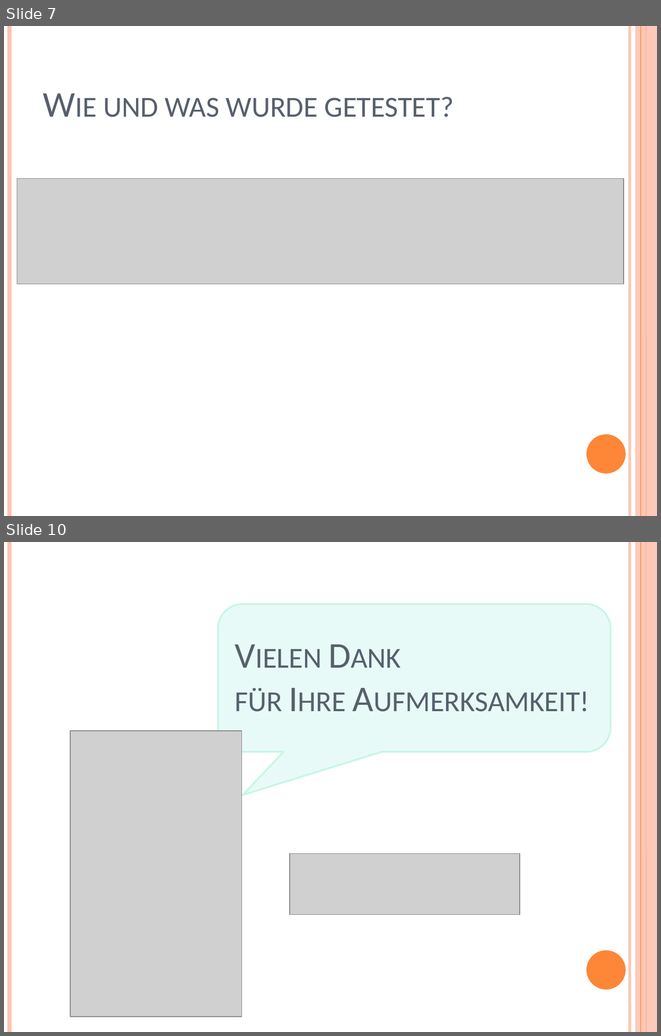
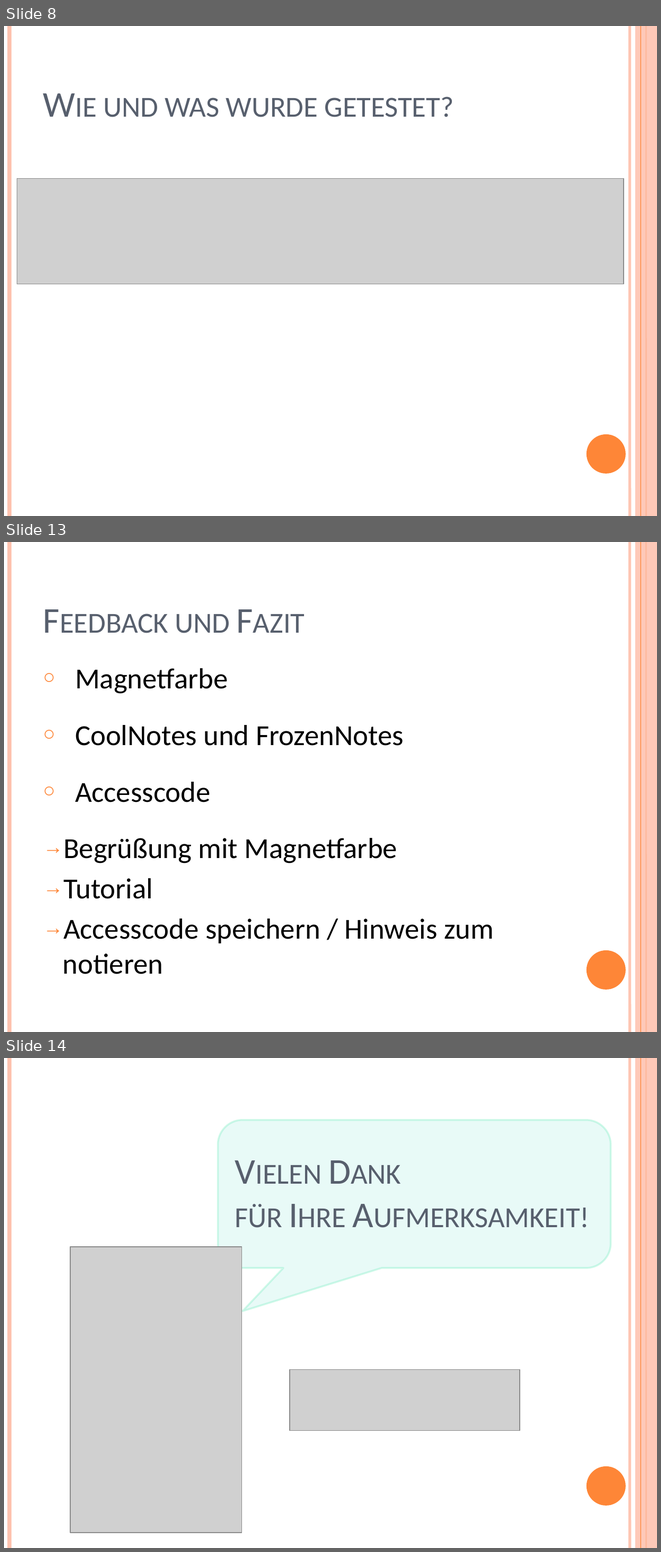
Before and after one commit to YuKitAs/fridget-android, a slide deck: documentation/Qualitätssicherung/Qualitätssicherung_Präsentation.pptx. Shown one above the other, each under a label of ours: slides 7 and 10 before the commit, slides 8, 13 and 14 after it; the slides between them are not shown. The pictures are 661x1036 and 661x1552 pixels, drawn with LibreOffice and Linux fonts; fonts in the diff are those of the drawing; grey boxes stand for pictures. Boxes give left, top, right and bottom in pixels: in the first picture for what was removed or moved away, otherwise in the second. Text is boxed around its words. In the diff, an @@ line names an element or a change of style, - is before the commit and + after.

Commit message:
changed

```diff
--- a/documentation/Qualitätssicherung/Qualitätssicherung_Präsentation.pptx
+++ b/documentation/Qualitätssicherung/Qualitätssicherung_Präsentation.pptx
@@ slide 13 added at [4,542,657,1032], background #FFFFFF; not listed: 6 template elements that a slide beside it also shows @@
@@ title added at [175,614,230,633], 40 pt, text #575F6D, small capitals @@
+Feedback und Fazit
@@ text added at [63,668,494,974], 32 pt, text #000000 @@
+○ Magnetfarbe
+○ CoolNotes und FrozenNotes
+○ Accesscode
+→ Begrüßung mit Magnetfarbe
+→ Tutorial
+→ Accesscode speichern / Hinweis zum notieren
@@ what was slide 7 is now slide 8 @@
@@ what was slide 10 is now slide 14 @@
```
Also in this commit, not shown: 2 slides changed, 3 other slides added.
